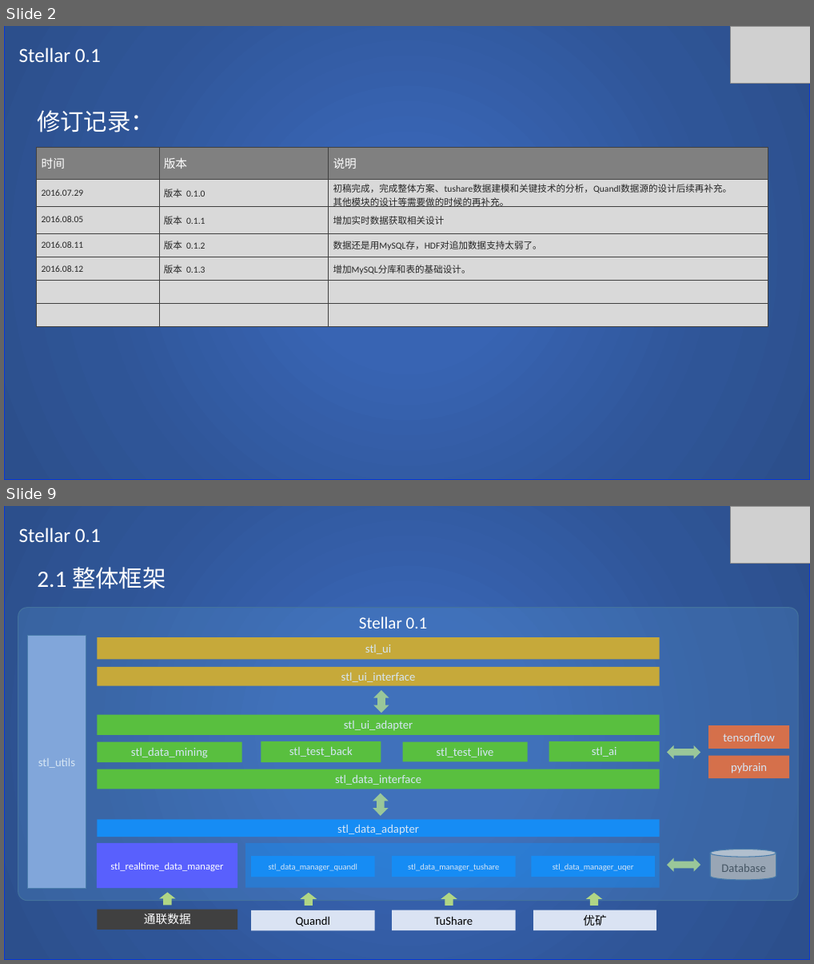
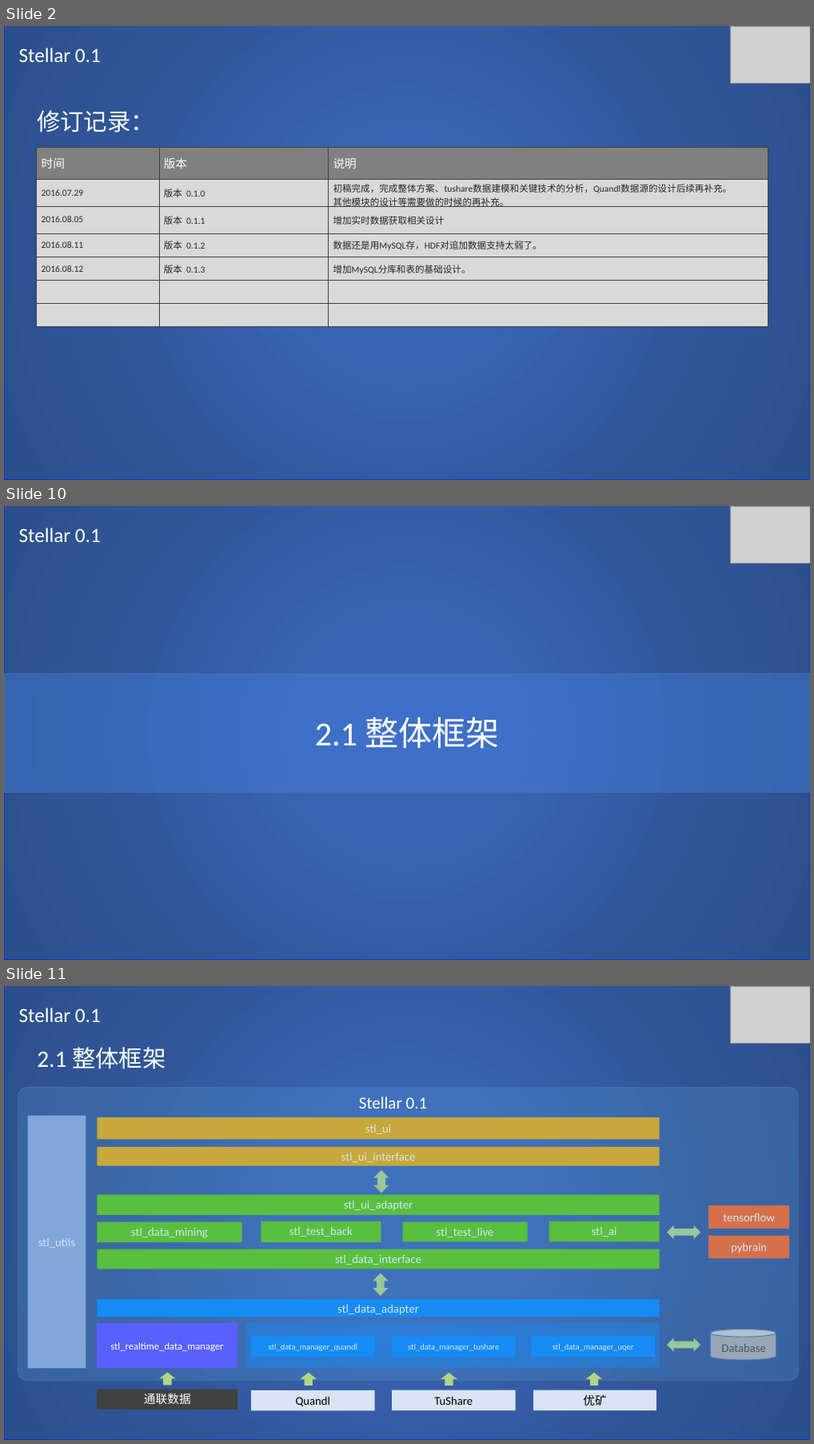
Before and after one commit to SCITLAS/Stellar, a slide deck: Stellar_0.1/documents/design.pptx. Shown one above the other, each under a label of ours: slides 2 and 9 before the commit, slides 2, 10 and 11 after it; the slides between them are not shown. The pictures are 814x964 and 814x1444 pixels, drawn with LibreOffice and Linux fonts; fonts in the diff are those of the drawing; grey boxes stand for pictures. Boxes give left, top, right and bottom in pixels: in the first picture for what was removed or moved away, otherwise in the second. Text is boxed around its words. In the diff, an @@ line names an element or a change of style, - is before the commit and + after.

```diff
--- a/Stellar_0.1/documents/design.pptx
+++ b/Stellar_0.1/documents/design.pptx
@@ slide 10 added at (4, 506, 810, 960), background #FFFFFF @@
@@ rectangle added at (4, 506, 810, 960), fill gradient #3864B3 to #2F5597 to #2C4F8C, outline #0838D5 1 pt @@
@@ text added at (19, 528, 101, 542), 24 pt, text #FFFFFF @@
+Stellar 0.1
@@ picture added at (730, 506, 810, 563) @@
@@ rectangle added at (4, 673, 810, 792), fill #4B89F0 at 34% opacity, outline #43739E 1 pt @@
@@ text added at (315, 716, 499, 748), 40 pt, text #FFFFFF @@
+2.1 整体框架
@@ what was slide 9 is now slide 11 @@
```
Also in this commit, not shown: 6 slides changed, 4 other slides added, 2 other files.
